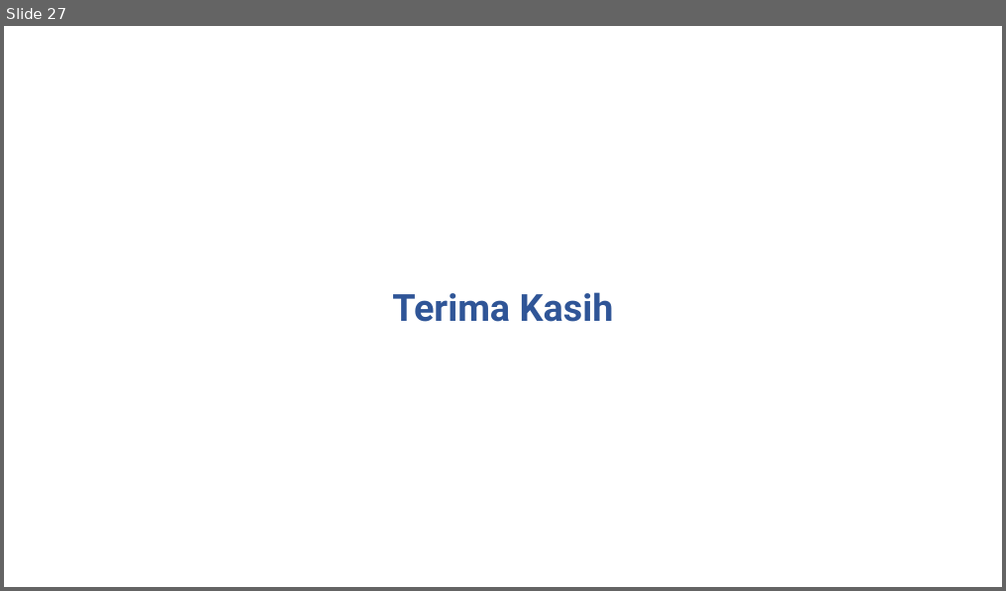
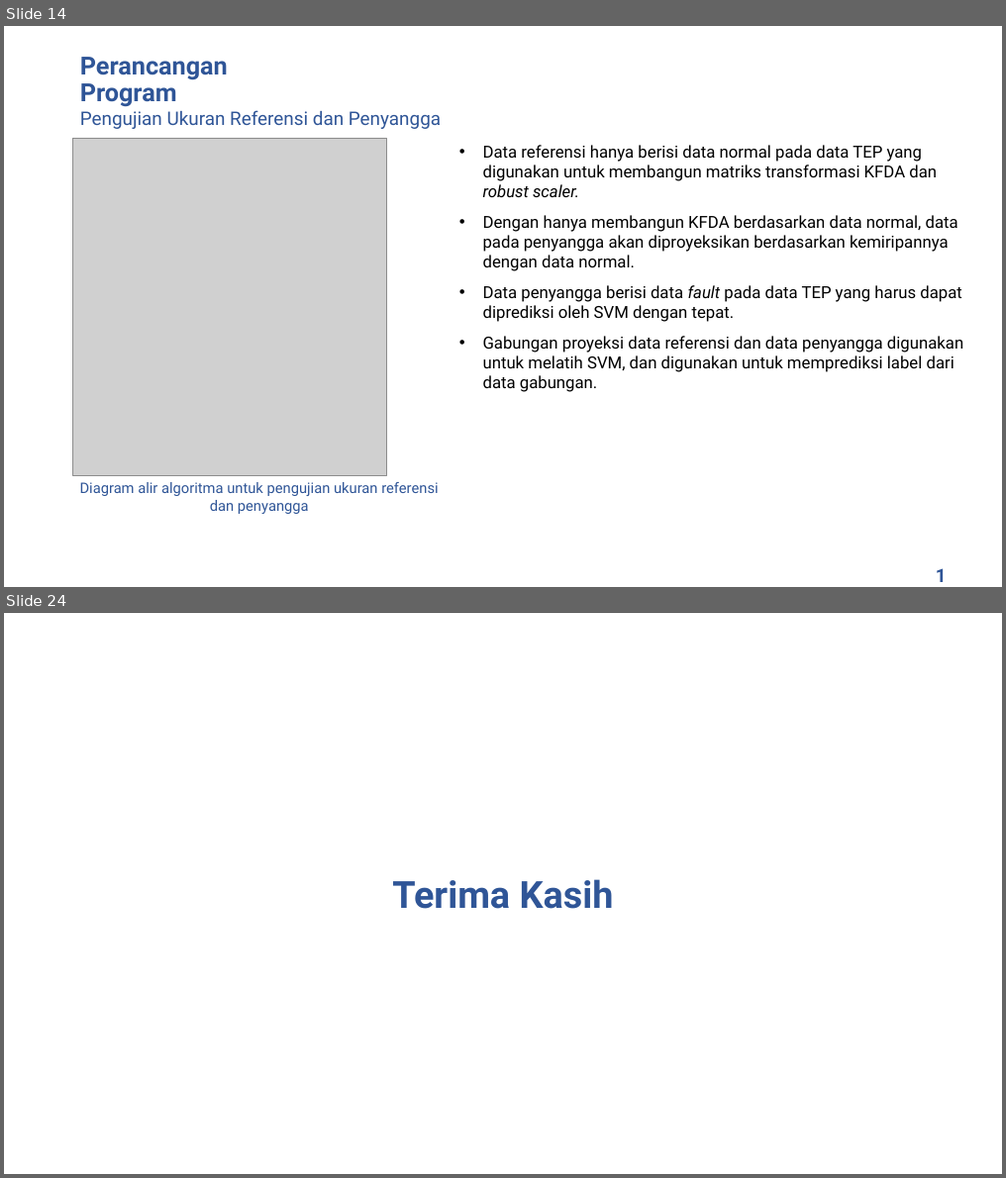
Before and after one commit to rezaandriady/TA_RezaAndriady, a slide deck: Presentasi/Draft Presentasi Reza Andriady - 44976.pptx. Shown one above the other, each under a label of ours: slide 27 before the commit, slides 14 and 24 after it; the slides between them are not shown. The pictures are 1006x591 and 1006x1178 pixels, drawn with LibreOffice and Linux fonts; fonts in the diff are those of the drawing; grey boxes stand for pictures; background and template pictures are left out. Boxes give left, top, right and bottom in pixels: in the first picture for what was removed or moved away, otherwise in the second. Text is boxed around its words. In the diff, an @@ line names an element or a change of style, - is before the commit and + after.

```diff
--- a/Presentasi/Draft Presentasi Reza Andriady - 44976.pptx
+++ b/Presentasi/Draft Presentasi Reza Andriady - 44976.pptx
@@ slide 14 added at bbox=[4, 26, 1002, 587], background picture (left out) @@
@@ title added at bbox=[80, 57, 228, 107], 24 pt, text #2F5597, bold @@
+Perancangan Program
@@ text added at bbox=[80, 110, 441, 129], 18 pt, text #2F5597 @@
+Pengujian Ukuran Referensi dan Penyangga
@@ picture added at bbox=[73, 138, 387, 475] @@
@@ text added at bbox=[483, 145, 963, 392], 16 pt, text #000000 @@
+• Data referensi hanya berisi data normal pada data TEP yang digunakan untuk membangun matriks transformasi KFDA dan robust scaler.
+• Dengan hanya membangun KFDA berdasarkan data normal, data pada penyangga akan diproyeksikan berdasarkan kemiripannya dengan data normal.
+• Data penyangga berisi data fault pada data TEP yang harus dapat diprediksi oleh SVM dengan tepat.
+• Gabungan proyeksi data referensi dan data penyangga digunakan untuk melatih SVM, dan digunakan untuk memprediksi label dari data gabungan.
@@ text added at bbox=[80, 482, 438, 514], 14 pt, text #2F5597 @@
+Diagram alir algoritma untuk pengujian ukuran referensi dan penyangga
@@ text added at bbox=[929, 561, 960, 587], 18 pt, text #2F5597, bold @@
+13
@@ what was slide 27 is now slide 24 @@
```
Also in this commit, not shown: 20 slides changed, 8 other slides added, 5 slides removed.
